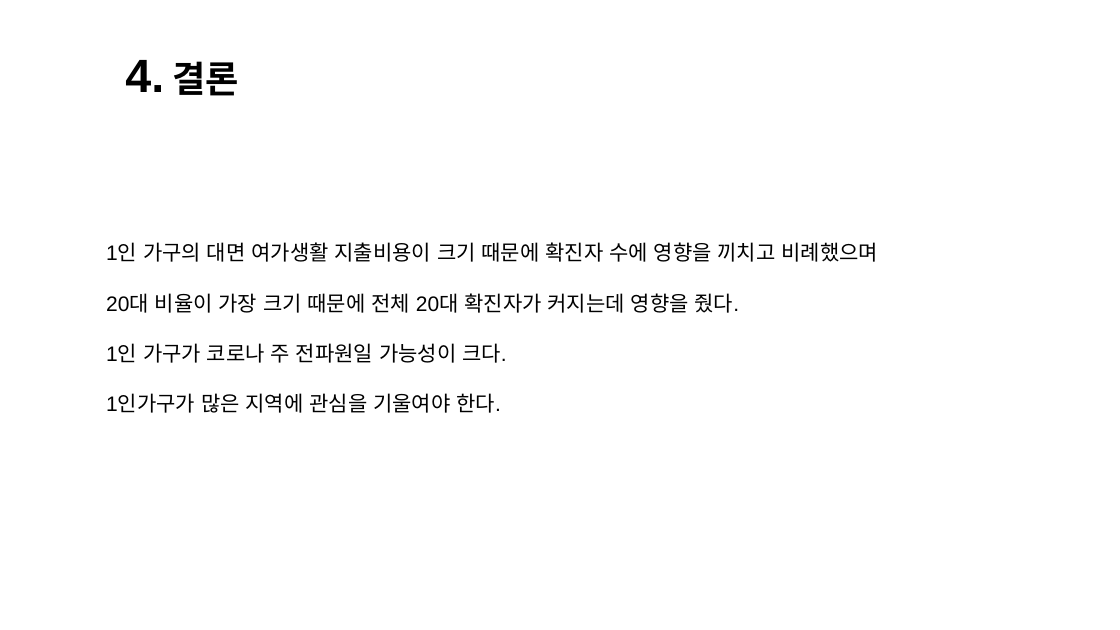
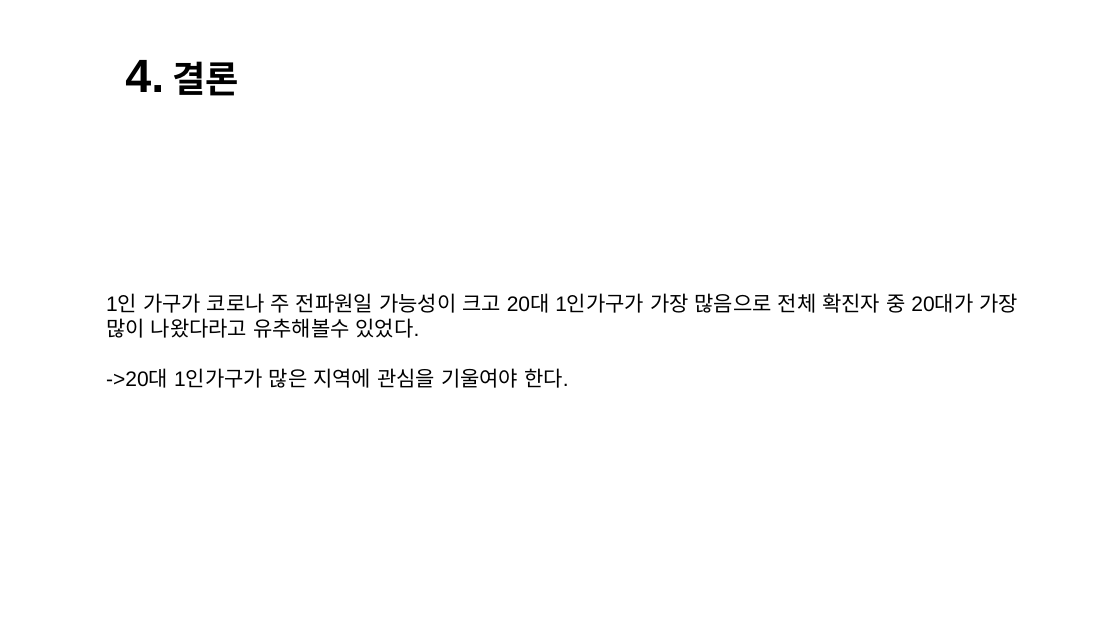
Before and after one commit to JooEHyeon/CORONA19_data_analysis, a slide deck: slide 27 of 최종합본.pptx (slide 36 before the commit). Drawn at 1120x630 pixels with LibreOffice and Linux fonts; fonts in the diff are those of the drawing. Boxes give left, top, right and bottom in pixels: in the first picture for what was removed or moved away, otherwise in the second. Text is boxed around its words. In the diff, an @@ line names an element or a change of style, - is before the commit and + after.

```diff
--- a/최종합본.pptx
+++ b/최종합본.pptx
@@ text at [106,293,1018,388]: text changed @@
-1인 가구의 대면 여가생활 지출비용이 크기 때문에 확진자 수에 영향을 끼치고 비례했으며
-20대 비율이 가장 크기 때문에 전체 20대 확진자가 커지는데 영향을 줬다.
-1인 가구가 코로나 주 전파원일 가능성이 크다.
-1인가구가 많은 지역에 관심을 기울여야 한다.
+1인 가구가 코로나 주 전파원일 가능성이 크고 20대 1인가구가 가장 많음으로 전체 확진자 중 20대가 가장 많이 나왔다라고 유추해볼수 있었다.
+->20대 1인가구가 많은 지역에 관심을 기울여야 한다.
```
Also in this commit, not shown: 5 other slides changed, 12 slides removed.
